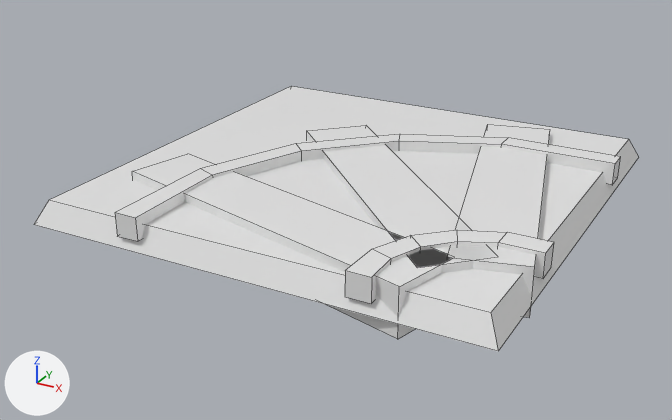
The Blender file Assets/Models/curvedTrack.blend: old version first, new version second.
Rendered twice from a 50 mm lens placed at (1.77, -3.45, 1.49), pointed at (-0.07, -0.12, -0.18). Lighting does not change. The marker at lower left points along +X, +Y and +Z. Mesh edges are drawn as thin lines.
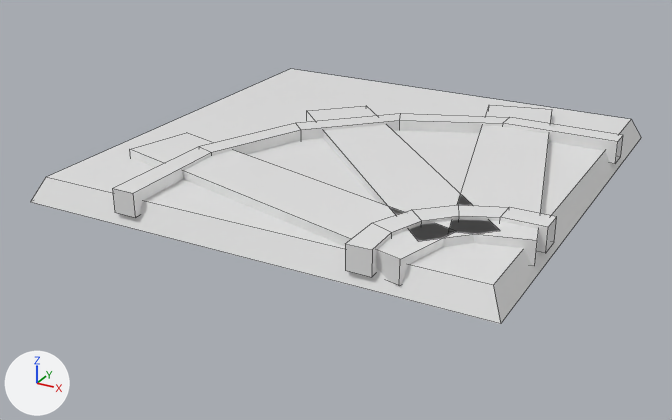
Where the newer file only moved an object's origin or applied its transform, the numbers keep the older frame.

The change, as a list of edits to the scene's bpy script:
```text
Change me_cube:
    where me_cube.from_pydata(...)  # 80 vertices, 68 faces; spans x -1.0..1.0, y -1.0..1.0, z -1.65..0.5
    used by ob_cube; location = (0.0, 0.0, 0.0); scale = (1.0, 1.0, 0.1)
    me_cube part 1: the loose piece of 8 vertices spanning x -1.0..1.0, y -1.0..1.0, z -1.0..0.0 is moved by (0.0, 0.0, 1.0)
    me_cube part 2: the loose piece of 24 vertices spanning x -0.55..1.0, y -1.0..0.55, z -0.5..0.5 is moved by (0.0, 0.0, 1.0)
    me_cube part 3: the loose piece of 24 vertices spanning x 0.45..1.0, y -1.0..-0.45, z -0.5..0.5 is moved by (0.0, 0.0, 1.0)
    me_cube part 4: the loose piece of 8 vertices spanning x -0.42..0.85, y -0.84..0.44, z -1.65..0.35 is scaled about its middle by (1, 1, 0.487), then moved by (0.0, 0.0, 1.51)
    me_cube part 5: the loose piece of 8 vertices spanning x -0.8..0.72, y -0.99..-0.31, z -1.65..0.35 is scaled about its middle by (1, 1, 0.487), then moved by (0.0, 0.0, 1.51)
    me_cube part 6: the loose piece of 8 vertices spanning x 0.31..0.99, y -0.72..0.81, z -1.65..0.35 is scaled about its middle by (1, 1, 0.487), then moved by (0.0, 0.0, 1.51)
```

What differs and where, as boxes [x1, y1, x2, y2] in the pictures (672 x 420 px; the box of a moved part takes in the faces that stretch with it):
'Cube', reshaped: before [34, 86, 639, 351]; after [31, 69, 641, 324]
part 1 of me_cube, moved or reshaped: before [34, 86, 639, 351]; after [31, 69, 641, 324]
part 2 of me_cube, moved or reshaped: before [115, 134, 621, 241]; after [112, 113, 623, 217]
part 3 of me_cube, moved or reshaped: before [345, 230, 554, 303]; after [345, 205, 557, 277]
part 4 of me_cube, moved or reshaped: before [307, 125, 495, 273]; after [307, 106, 498, 247]
part 5 of me_cube, moved or reshaped: before [132, 154, 452, 339]; after [130, 133, 456, 286]
part 6 of me_cube, moved or reshaped: before [448, 125, 550, 317]; after [449, 105, 552, 266]
